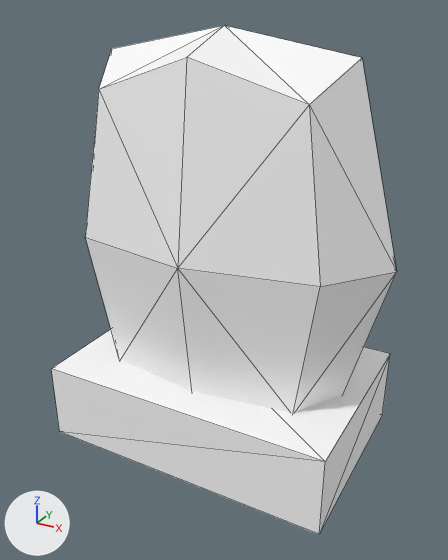
The OBJ model project/Resources/Models/tombstone.obj, before and after one commit.
Before and after are seen from a 50 mm camera at (1.37, -2.5, 1.92) aimed at (0.03, -0.05, 0.69). Lighting does not change. The marker at lower left points along +X, +Y and +Z. The first picture is the older version. Mesh edges are drawn as thin lines. Where no turn or scale is listed for an object, it has been applied to the vertices.

Script lines for the objects in view, before the commit:
```python
mat_material_005 = principled_material('Material.005')
mat_material_005.texture = img_white1x1_png
me_cube = bpy.data.meshes.new('Cube')
me_cube.from_pydata(...)  # a box spanning x -0.75..0.75, y -0.5..0.5, z -0.2..0.2
me_cube.materials.append(mat_material_004)  # picture img_white1x1_png
me_cube_001 = bpy.data.meshes.new('Cube.001')
me_cube_001.from_pydata(...)  # 26 vertices, 48 faces; spans x -0.84..0.84, y -0.42..0.42, z 0.03..1.85
me_cube_001.materials.append(mat_material_005)  # picture img_white1x1_png
ob_cube = bpy.data.objects.new('Cube', me_cube)
ob_cube.location = (0.0, 0.0, 0.0)
ob_cube_001 = bpy.data.objects.new('Cube.001', me_cube_001)
ob_cube_001.location = (0.0, 0.0, 0.0)
```
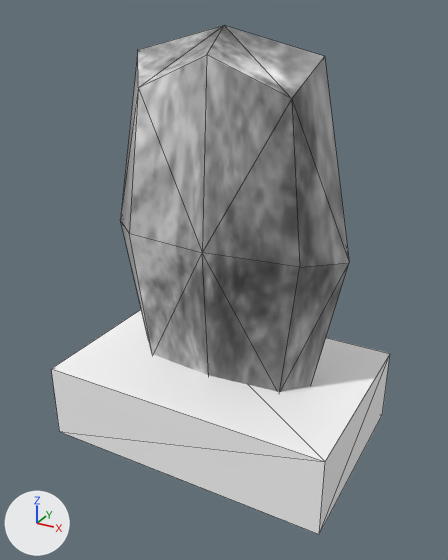
Diff of the bpy script that builds the scene:
```diff
--- a/project/Resources/Models/tombstone.obj.py
+++ b/project/Resources/Models/tombstone.obj.py
@@ img_tombstonetex3_png @@
+img_tombstonetex3_png = load_image('tombstoneTex3.png', '../Images/tombstoneTex3.png', 256, 256, 'sRGB')
@@ mat_material_005 @@
 mat_material_005 = principled_material('Material.005')
-mat_material_005.texture = img_white1x1_png
+mat_material_005.texture = img_tombstonetex3_png
@@ me_cube_001 @@
 # used by ob_cube_001; location = (0.0, 0.0, 0.0)
-me_cube_001.from_pydata(...)  # 26 vertices, 48 faces; spans x -0.84..0.84, y -0.42..0.42, z 0.03..1.85
+me_cube_001.from_pydata(...)  # 26 vertices, 48 faces; spans x -0.63..0.63, y -0.21..0.21, z 0.03..1.85
+# me_cube_001 part 1: the whole mesh is scaled about its middle by (-0.75, -0.5, 1)
 me_cube_001.materials.append(mat_material_005)
```

Changed parts and their boxes [x1, y1, x2, y2] in the pictures (448 x 560 px):
'Cube.001', surface changed, rescaled (27% narrower): before [85, 25, 397, 413]; after [120, 25, 349, 392]
